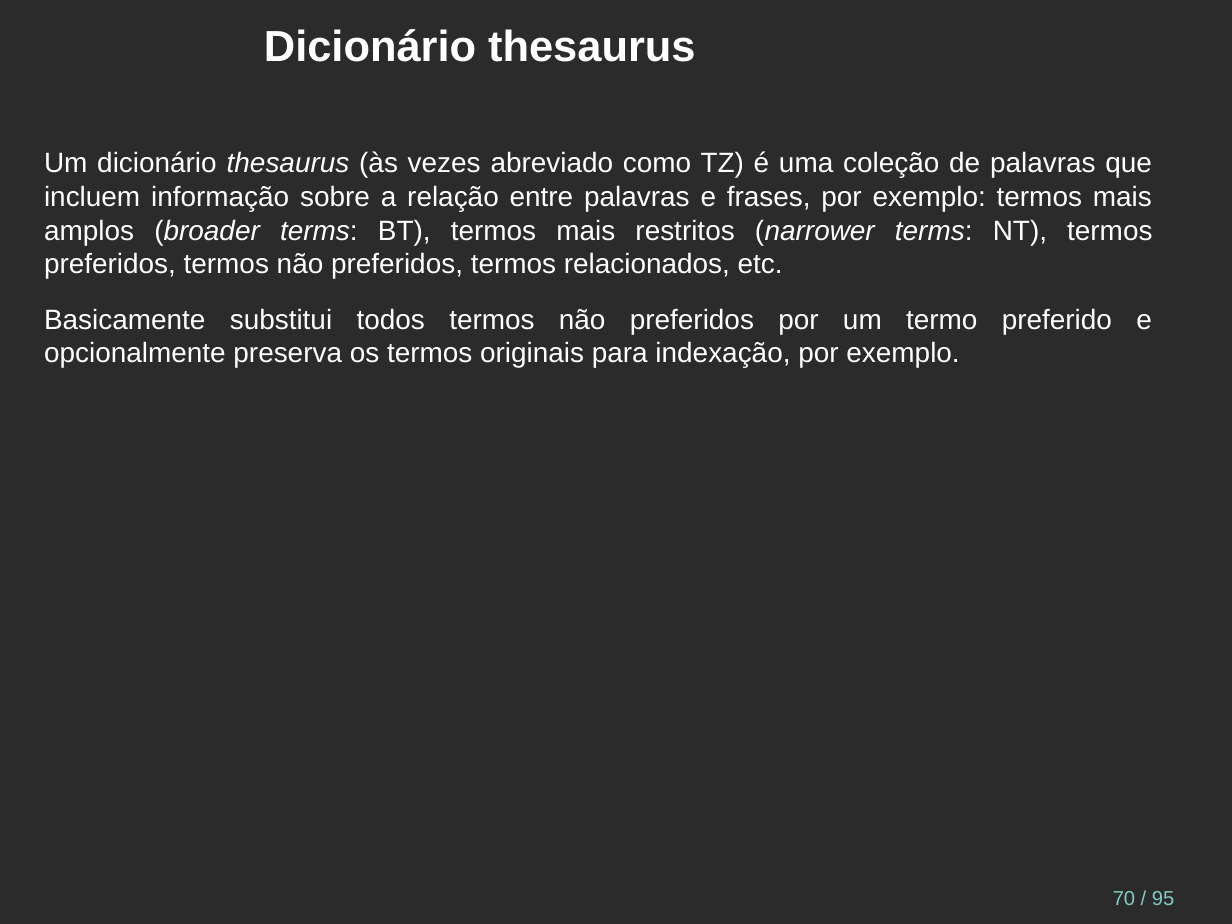
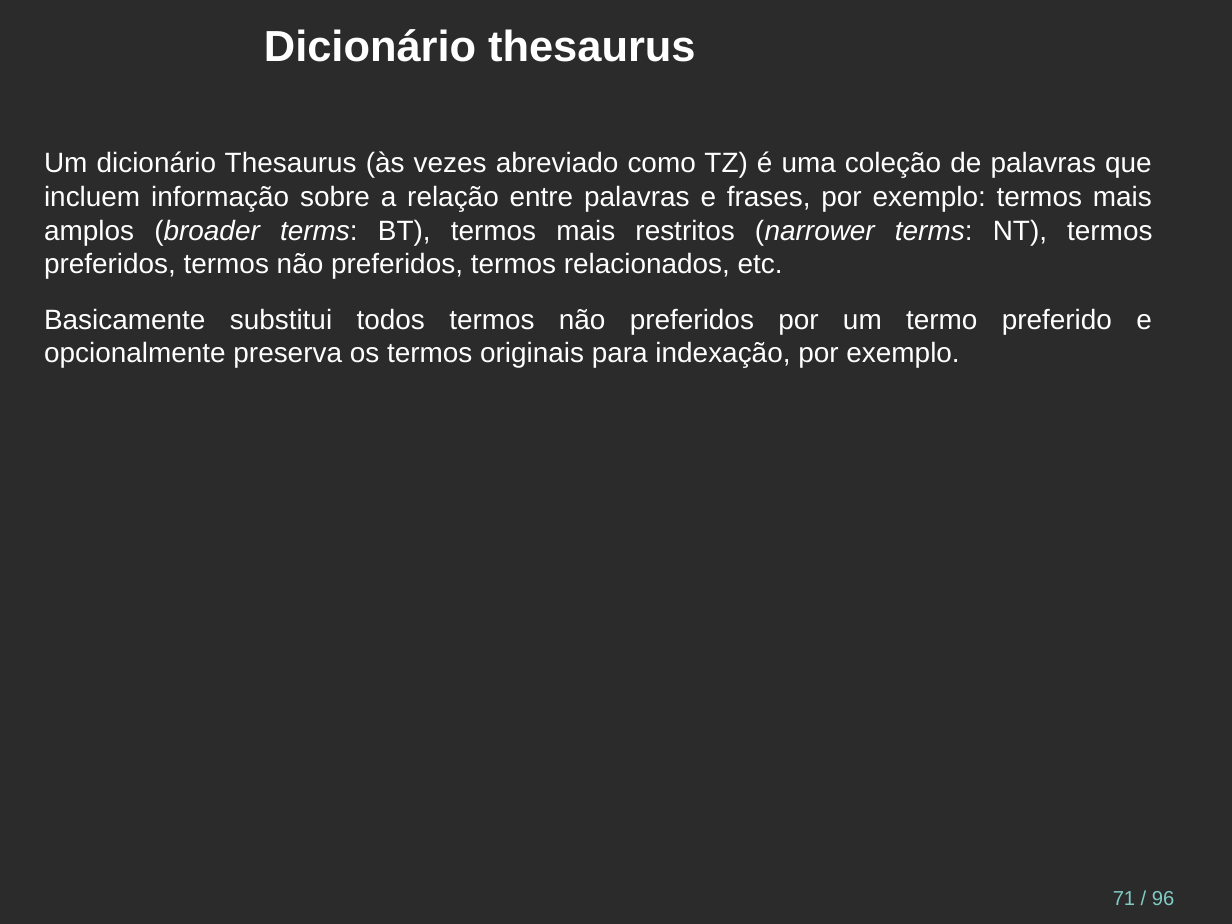
Before and after one commit to juliano777/db_fts, a slide deck: slide 71 of fts_pt-br.odp (slide 70 before the commit). Drawn at 1232x924 pixels with LibreOffice and Linux fonts; fonts in the diff are those of the drawing; background and template pictures are left out; a plain dark background stands for a picture behind light text. Boxes give left, top, right and bottom in pixels: in the first picture for what was removed or moved away, otherwise in the second. Text is boxed around its words. In the diff, an @@ line names an element or a change of style, - is before the commit and + after.

```diff
--- a/fts_pt-br.odp
+++ b/fts_pt-br.odp
@@ text at (44, 151, 1152, 278): text changed @@
-Um dicionário thesaurus (às vezes abreviado como TZ) é uma coleção de palavras que incluem informação sobre a relação entre palavras e frases, por exemplo: termos mais amplos (broader terms: BT), termos mais restritos (narrower terms: NT), termos preferidos, termos não preferidos, termos relacionados, etc.
+Um dicionário Thesaurus (às vezes abreviado como TZ) é uma coleção de palavras que incluem informação sobre a relação entre palavras e frases, por exemplo: termos mais amplos (broader terms: BT), termos mais restritos (narrower terms: NT), termos preferidos, termos não preferidos, termos relacionados, etc.
@@ page number at (1113, 891, 1174, 905): text changed @@
-70 / 95
+71 / 96
```
Also in this commit, not shown: 8 other slides changed, 2 slides added, 1 slide removed.
